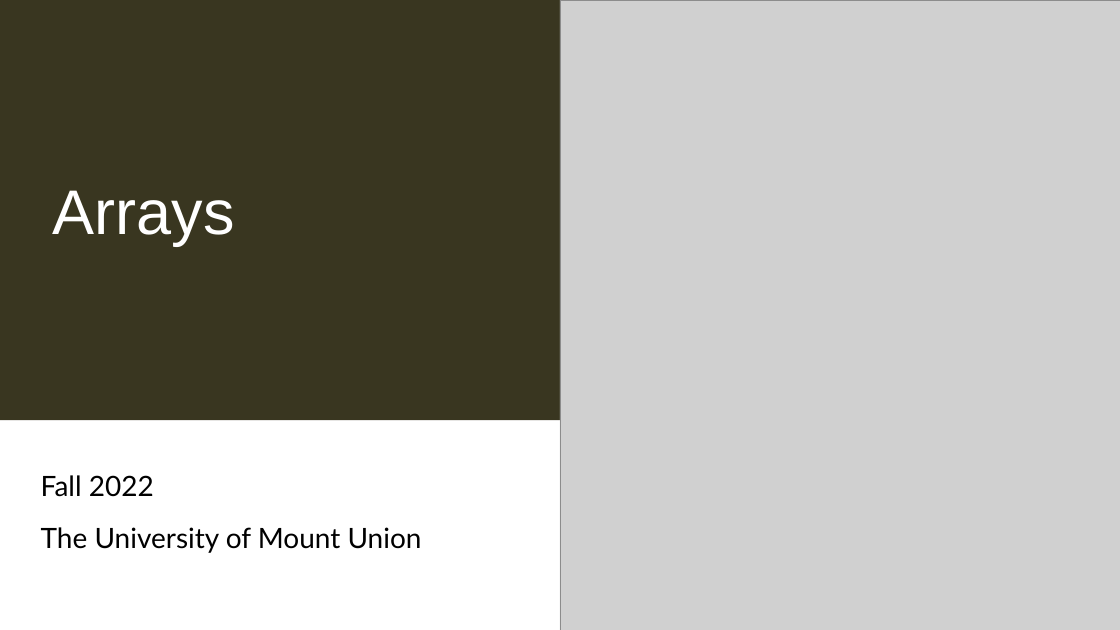
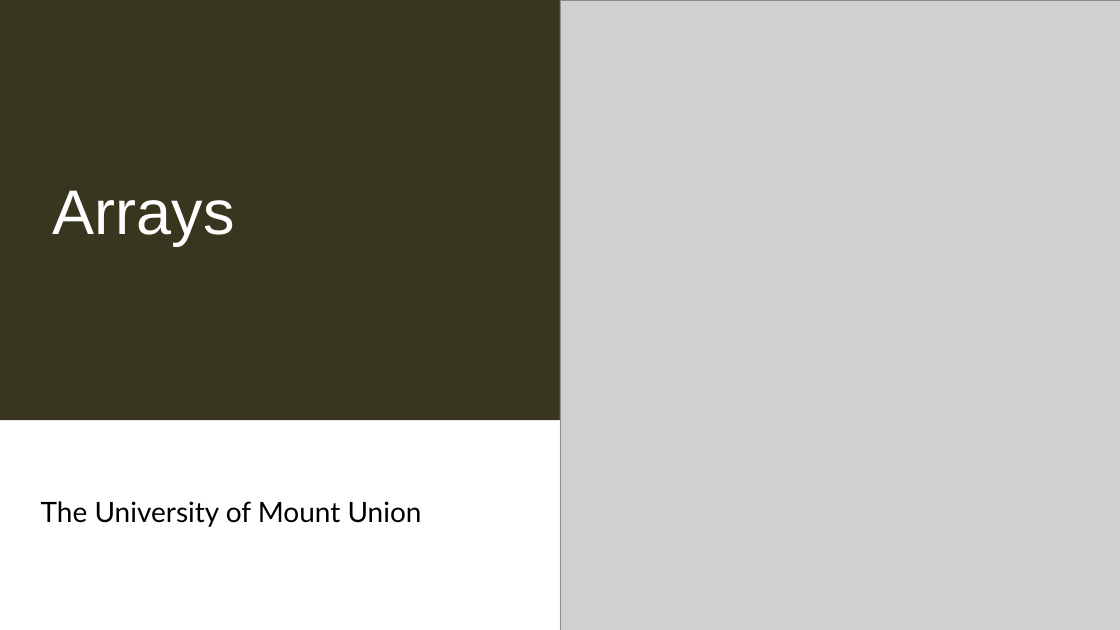
Before and after one commit to cs-courses-mountunion/CSC108Fall2022, a slide deck: slide 1 of lecnotes/lecture06.pptx. Drawn at 1120x630 pixels with LibreOffice and Linux fonts; fonts in the diff are those of the drawing; grey boxes stand for pictures. Boxes give left, top, right and bottom in pixels: in the first picture for what was removed or moved away, otherwise in the second. Text is boxed around its words. In the diff, an @@ line names an element or a change of style, - is before the commit and + after.

```diff
--- a/lecnotes/lecture06.pptx
+++ b/lecnotes/lecture06.pptx
@@ subtitle at [41, 475, 154, 497]: paragraph removed @@
-Fall 2022
```
Also in this commit, not shown: 12 other files.
